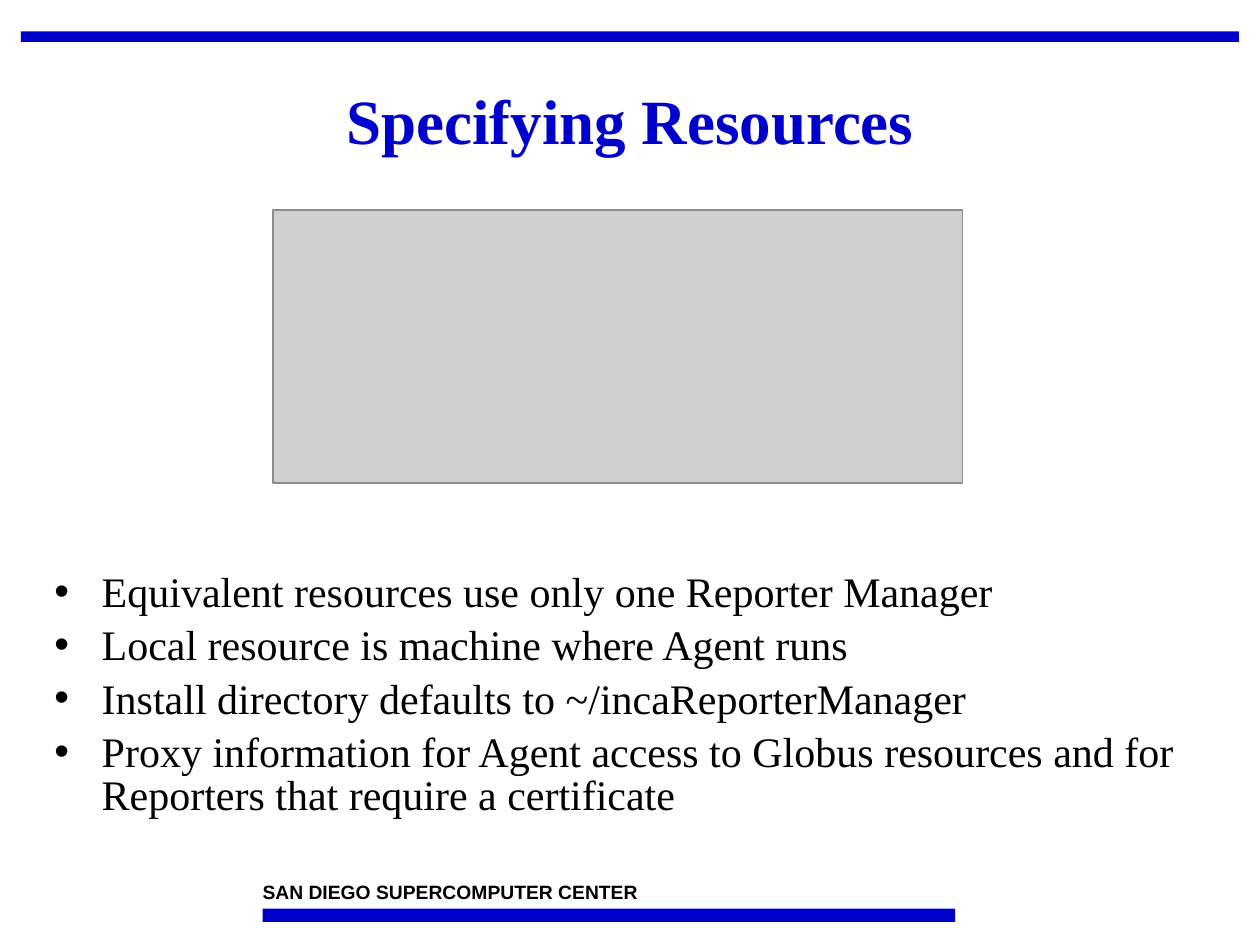
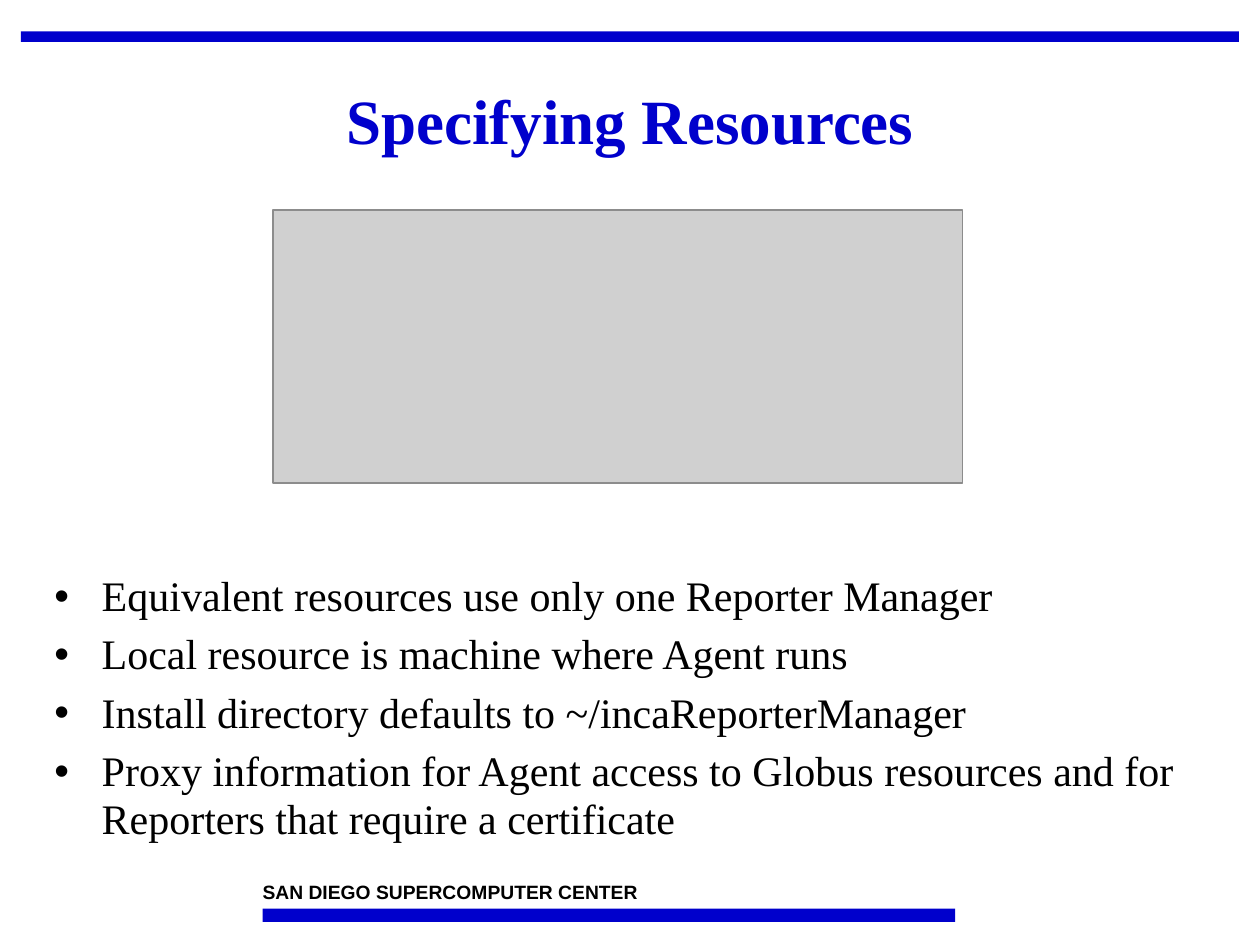
Before and after one commit to IncaProject/inca-xsede, a slide deck: slide 7 of talks/2008workshop/incat.ppt. Drawn at 1260x945 pixels with LibreOffice and Linux fonts; fonts in the diff are those of the drawing; grey boxes stand for pictures; background and template pictures are left out. Boxes give left, top, right and bottom in pixels: in the first picture for what was removed or moved away, otherwise in the second. Text is boxed around its words. In the diff, an @@ line names an element or a change of style, - is before the commit and + after.

```diff
--- a/talks/2008workshop/incat.ppt
+++ b/talks/2008workshop/incat.ppt
@@ text "Equivalent resources use only one ..." at (x1=102, y1=582, x2=1173, y2=843): line spacing 0.85 to 0.95 @@
```
Also in this commit, not shown: 1 other slide changed, 2 slides added, 1 other file.
